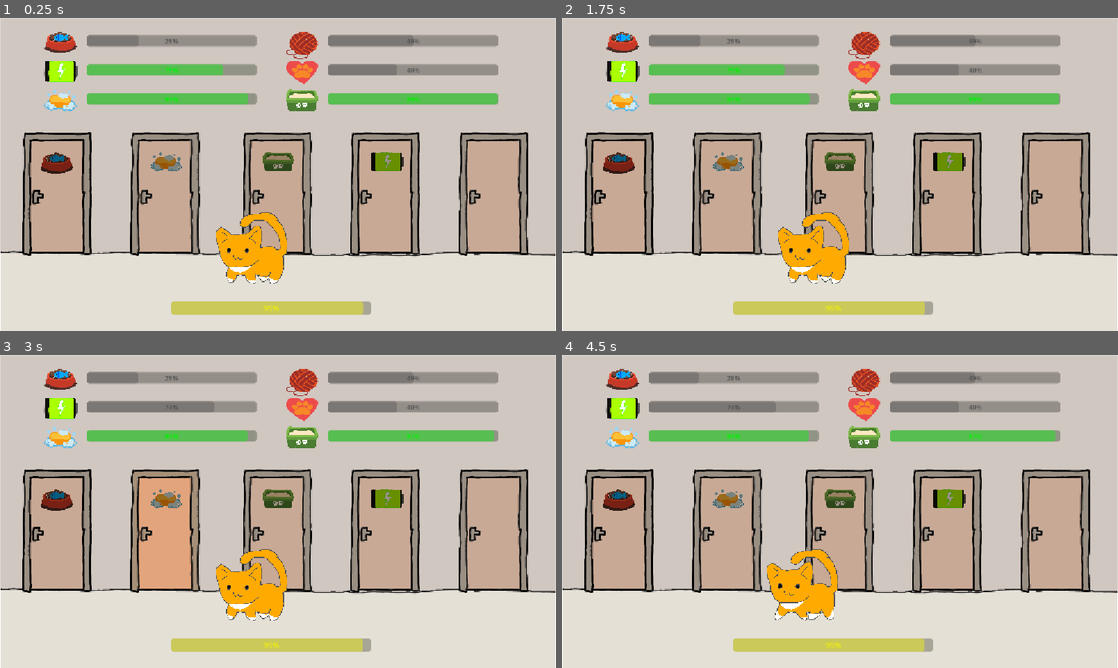
Above: before the commit, frames 1-4 (two rows, left to right).
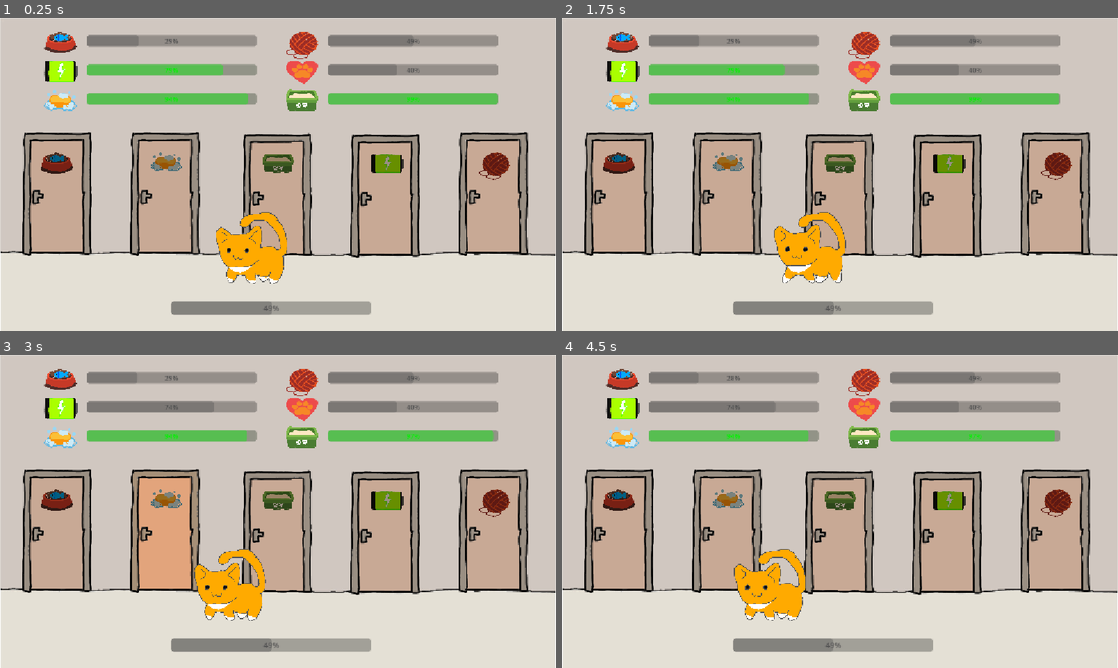
Above: after the commit, the same moments.

Repository: HipolitoThe3rd/Cat-Game
Game: Godot game, scene res://scenes/hub.tscn
The game is run twice, just before and just after one commit, with the same random seed, the same clock (stepped at 60 frames per second) and the same inputs. Sound files missing from this copy of the repository are replaced by a short silence.
Inputs (mouse positions are in pixels of both pictures, inside the frame that each line leads up to):
- Up to frame 1 (0.25 s): no input
- Up to frame 2 (1.75 s): click (1056, 193) at 0.52 s; click (1079, 52) at 1.27 s
- Up to frame 3 (3 s): tap Enter (ui_accept) at 2 s; drag from (255, 583) to (333, 442) at 2.02 s; drag from (166, 527) to (250, 574) at 2.77 s
- Up to frame 4 (4.5 s): move the mouse to (895, 442) at 3.52 s; hold Left (ui_left) 3.53-4.25 s; click (895, 442) at 3.6 s; drag from (812, 574) to (673, 464) at 4.27 s

The runs differ from the first frame. In frame 1, 3.7% of the frame differs, in the area x 4-96%, y 36-95%; in frame 2, 4.5%; in frame 3, 5.7%; in frame 4, 6.3%, in the area x 4-96%, y 24-95%.

Commit message:
almost finished

Diff:
--- a/scenes/hub.tscn
+++ b/scenes/hub.tscn
@@ -72,37 +72,6 @@
 "values": [false]
 }
 
-[sub_resource type="Animation" id="Animation_7t3s2"]
-resource_name = "pet"
-tracks/0/type = "value"
-tracks/0/imported = false
-tracks/0/enabled = true
-tracks/0/path = NodePath("Sprite2D:texture")
-tracks/0/interp = 1
-tracks/0/loop_wrap = true
-tracks/0/keys = {
-"times": PackedFloat32Array(0),
-"transitions": PackedFloat32Array(1),
-"update": 1,
-"values": [ExtResource("9_mw5nc")]
-}
-
-[sub_resource type="Animation" id="Animation_4oyfp"]
-resource_name = "walk"
-loop_mode = 1
-tracks/0/type = "value"
-tracks/0/imported = false
-tracks/0/enabled = true
-tracks/0/path = NodePath("Sprite2D:texture")
-tracks/0/interp = 1
-tracks/0/loop_wrap = true
-tracks/0/keys = {
-"times": PackedFloat32Array(0, 0.25, 0.5, 0.75),
-"transitions": PackedFloat32Array(1, 1, 1, 1),
-"update": 1,
-"values": [ExtResource("7_441x5"), ExtResource("1_qssp3"), ExtResource("8_2hkft"), ExtResource("1_qssp3")]
-}
-
 [sub_resource type="Animation" id="Animation_trb2f"]
 resource_name = "hungry"
 length = 2.0
@@ -117,6 +86,21 @@
 "transitions": PackedFloat32Array(1, 1, 1, 1, 1, 1, 1, 1),
 "update": 1,
 "values": [ExtResource("14_0vypl"), ExtResource("15_fm13a"), ExtResource("16_tmir4"), ExtResource("17_bb8k7"), ExtResource("14_0vypl"), ExtResource("15_fm13a"), ExtResource("16_tmir4"), ExtResource("17_bb8k7")]
+}
+
+[sub_resource type="Animation" id="Animation_7t3s2"]
+resource_name = "pet"
+tracks/0/type = "value"
+tracks/0/imported = false
+tracks/0/enabled = true
+tracks/0/path = NodePath("Sprite2D:texture")
+tracks/0/interp = 1
+tracks/0/loop_wrap = true
+tracks/0/keys = {
+"times": PackedFloat32Array(0),
+"transitions": PackedFloat32Array(1),
+"update": 1,
+"values": [ExtResource("9_mw5nc")]
 }
 
 [sub_resource type="Animation" id="Animation_8rcoo"]
@@ -172,6 +156,22 @@
 "transitions": PackedFloat32Array(1),
 "update": 1,
 "values": [ExtResource("19_bb8k7")]
+}
+
+[sub_resource type="Animation" id="Animation_4oyfp"]
+resource_name = "walk"
+loop_mode = 1
+tracks/0/type = "value"
+tracks/0/imported = false
+tracks/0/enabled = true
+tracks/0/path = NodePath("Sprite2D:texture")
+tracks/0/interp = 1
+tracks/0/loop_wrap = true
+tracks/0/keys = {
+"times": PackedFloat32Array(0, 0.25, 0.5, 0.75),
+"transitions": PackedFloat32Array(1, 1, 1, 1),
+"update": 1,
+"values": [ExtResource("7_441x5"), ExtResource("1_qssp3"), ExtResource("8_2hkft"), ExtResource("1_qssp3")]
 }
 
 [sub_resource type="AnimationLibrary" id="AnimationLibrary_s6eg2"]
@@ -203,12 +203,6 @@
 
 [node name="Doors" type="Node2D" parent="."]
 
-[node name="Door" type="Node2D" parent="Doors"]
-position = Vector2(119, 364)
-
-[node name="Sprite2D" type="Sprite2D" parent="Doors/Door"]
-texture = ExtResource("9_2hkft")
-
 [node name="Door1" type="TextureButton" parent="Doors"]
 offset_left = 46.0
 offset_top = 236.0
@@ -247,9 +241,9 @@
 
 [node name="Door3" type="TextureButton" parent="Doors"]
 offset_left = 502.0
-offset_top = 236.0
+offset_top = 239.0
 offset_right = 647.0
-offset_bottom = 492.0
+offset_bottom = 495.0
 texture_normal = ExtResource("9_2hkft")
 texture_hover = ExtResource("4_lcd1r")
 
@@ -265,9 +259,9 @@
 
 [node name="Door4" type="TextureButton" parent="Doors"]
 offset_left = 726.0
-offset_top = 236.0
+offset_top = 240.0
 offset_right = 871.0
-offset_bottom = 492.0
+offset_bottom = 496.0
 texture_normal = ExtResource("9_2hkft")
 texture_hover = ExtResource("4_lcd1r")
 
@@ -281,11 +275,23 @@
 scale = Vector2(0.2, 0.2)
 texture = ExtResource("13_5ox4q")
 
-[node name="Door5" type="Node2D" parent="Doors"]
-position = Vector2(1023, 364)
-
-[node name="Sprite2D" type="Sprite2D" parent="Doors/Door5"]
-texture = ExtResource("9_2hkft")
+[node name="Door5" type="TextureButton" parent="Doors"]
+offset_left = 950.0
+offset_top = 236.0
+offset_right = 1095.0
+offset_bottom = 492.0
+texture_normal = ExtResource("9_2hkft")
+texture_hover = ExtResource("4_lcd1r")
+
+[node name="TextureRect" type="TextureRect" parent="Doors/Door5"]
+modulate = Color(0.6039216, 0.56078434, 0.5137255, 1)
+layout_mode = 0
+offset_left = 42.0
+offset_top = 42.0
+offset_right = 365.0
+offset_bottom = 238.0
+scale = Vector2(0.2, 0.2)
+texture = ExtResource("15_7t3s2")
 
 [node name="Cat" type="CharacterBody2D" parent="."]
 position = Vector2(526, 459)
@@ -478,6 +484,8 @@
 [connection signal="pressed" from="Doors/Door2" to="." method="_on_door_2_pressed"]
 [connection signal="pressed" from="Doors/Door3" to="." method="_on_door_3_pressed"]
 [connection signal="pressed" from="Doors/Door4" to="." method="_on_door_4_pressed"]
+[connection signal="pressed" from="Doors/Door5" to="." method="_on_door_5_pressed"]
+[connection signal="input_event" from="Cat" to="." method="_on_cat_input_event"]
 [connection signal="mouse_entered" from="Cat" to="." method="_on_cat_mouse_entered"]
 [connection signal="mouse_entered" from="Cat" to="Cat" method="_on_mouse_entered"]
 [connection signal="mouse_exited" from="Cat" to="." method="_on_cat_mouse_exited"]
--- a/scenes/playroom.tscn
+++ b/scenes/playroom.tscn
@@ -25,6 +25,7 @@
 [ext_resource type="Texture2D" uid="uid://cqfssjbguo0vc" path="res://sprites/cat_yarn_0.png" id="19_1n0vl"]
 [ext_resource type="AudioStream" uid="uid://dt067tneqp13v" path="res://sfx/meow_happy.mp3" id="23_pvk0r"]
 [ext_resource type="AudioStream" uid="uid://cinbkhshlovt2" path="res://sfx/woosh.wav" id="25_poo7g"]
+[ext_resource type="AudioStream" uid="uid://cld33cgsbikqo" path="res://sfx/rise.wav" id="26_1itpy"]
 
 [sub_resource type="CircleShape2D" id="CircleShape2D_r0hti"]
 radius = 22.0
@@ -233,6 +234,9 @@
 [node name="Woosh" type="AudioStreamPlayer" parent="Cat/SFX"]
 stream = ExtResource("25_poo7g")
 
+[node name="Jump" type="AudioStreamPlayer" parent="Cat/SFX"]
+stream = ExtResource("26_1itpy")
+
 [node name="LevelDesign" type="Node2D" parent="."]
 
 [connection signal="button_down" from="UI/ReplayButton" to="." method="_on_replay_button_button_down"]
--- a/scripts/cat_hub.gd
+++ b/scripts/cat_hub.gd
@@ -21,6 +21,8 @@
 var hop_timer = 0.0
 var hop_interval = randf_range(8.0, 15.0)
 var stat_decay_timer = 0.0
+var stat_anim_timer = 0.0
+var stat_anim_interval = randf_range(4.0, 10.0)
 
 # Movement state
 var current_direction = 0 # -1, 0, or 1
@@ -53,6 +55,7 @@
 		update_autonomous_behavior(delta)
 		update_timers(delta)
 		update_mood_stats(delta)
+		update_stat_animations(delta)
 
 	# Determine direction: player input overrides autonomous behavior
 	var direction = player_direction if player_direction else current_direction
@@ -64,6 +67,8 @@
 
 	if being_petted:
 		pet_cat()
+	elif anim_play.current_animation == "hungry" or anim_play.current_animation == "stinky" or anim_play.current_animation == "tired":
+		return
 	else:
 		move_and_slide()
 
@@ -170,6 +175,28 @@
 	Global.mood = clamp(Global.mood + mood_modifiers * 0.01, 0, 100)
 
 
+func update_stat_animations(delta: float) -> void:
+	stat_anim_timer -= delta
+	if stat_anim_timer <= 0:
+		stat_anim_interval = randf_range(4.0, 10.0)
+		stat_anim_timer = stat_anim_interval
+
+		if being_petted:
+			return
+
+		var candidates: Array[String] = []
+		if Global.hunger < 25:
+			candidates.append("hungry")
+		if Global.cleanliness < 25 or Global.bladder < 25:
+			candidates.append("stinky")
+		if Global.affection < 25 or Global.entertainment < 25 or Global.energy < 25:
+			candidates.append("tired")
+
+		if candidates.size() > 0:
+			var chosen_anim = candidates[randi() % candidates.size()]
+			anim_play.play(chosen_anim)
+
+
 func play_meow() -> void:
 	if Global.mood >= 80:
 		sfx_meow_happy.play()
--- a/scripts/cat_playroom.gd
+++ b/scripts/cat_playroom.gd
@@ -136,6 +136,7 @@
 	velocity.y = JUMP_VELOCITY
 	velocity.x = dir * RUN_SPEED
 	jump_lock = JUMP_LOCK
+	$SFX/Jump.play()
 
 
 # Standing still with nothing under his middle means he is balanced on the lip,
--- a/scripts/global.gd
+++ b/scripts/global.gd
@@ -29,7 +29,7 @@
 var cursor_path: Resource = null
 
 # Cat mood system globals
-var mood = 96 # how happy the cat is; 0 is minimum and 100 is maximum, default 50
+var mood = 50 # how happy the cat is; 0 is minimum and 100 is maximum, default 50
 
 # Cat mood contributors
 var hunger = 30 # 0 to 100, affects mood and behavior, default 30
--- a/scripts/hub.gd
+++ b/scripts/hub.gd
@@ -12,6 +12,8 @@
 var room_bath = "res://scenes/bath.tscn"
 var room_litter = "res://scenes/litter_room.tscn"
 var room_bed = "res://scenes/bedroom.tscn"
+var room_play = "res://scenes/playroom.tscn"
+var room_secret = "res://scenes/secret_scene.tscn"
 
 func _ready() -> void:
 	if Global.web_version:
@@ -93,6 +95,11 @@
 	else:
 		Input.set_custom_mouse_cursor(Global.cursor_default)
 
+func _on_cat_input_event(_viewport: Node, event: InputEvent, _shape_idx: int) -> void:
+	if event is InputEventMouseButton and event.pressed and event.button_index == MOUSE_BUTTON_LEFT:
+		if Global.mood >= 95:
+			get_tree().change_scene_to_file(room_secret)
+
 func _on_door_1_pressed() -> void:
 	get_tree().change_scene_to_file(room_kitchen)
 
@@ -104,3 +111,6 @@
 
 func _on_door_4_pressed() -> void:
 	get_tree().change_scene_to_file(room_bed)
+
+func _on_door_5_pressed() -> void:
+	get_tree().change_scene_to_file(room_play)
Not shown: 1 places in scenes/playroom.tscn that only renumber resources
